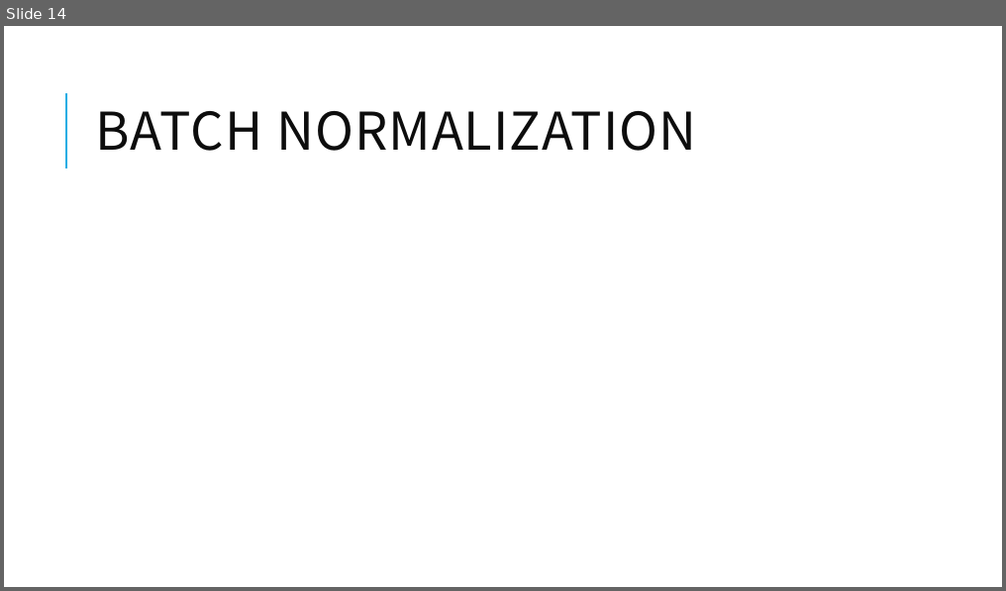
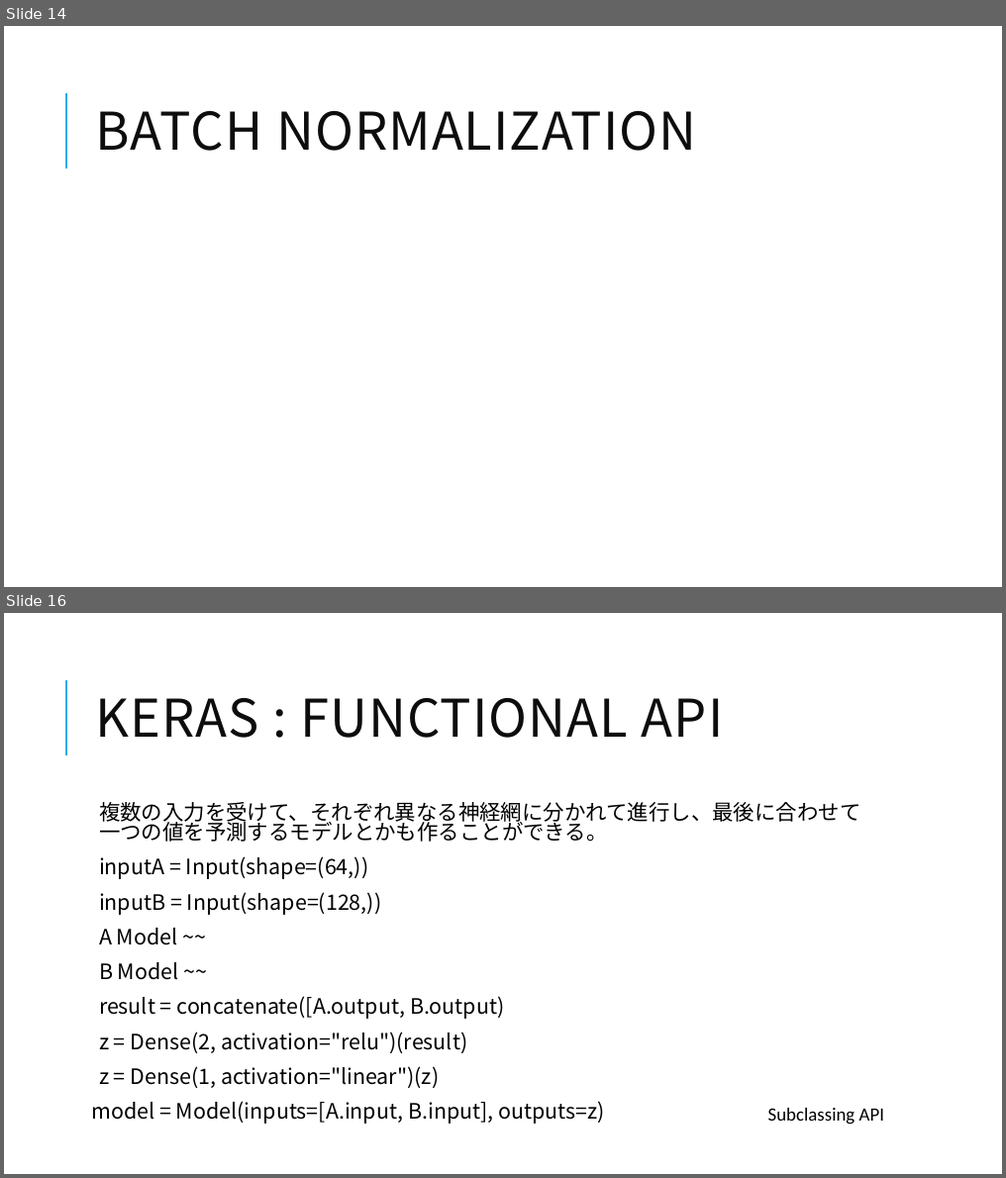
Before and after one commit to Sion1225/Study-Deeplearning-NLP, a slide deck: Presentation/ppt 7.pptx. Shown one above the other, each under a label of ours: slide 14 before the commit, slides 14 and 16 after it; the slides between them are not shown. The pictures are 1006x591 and 1006x1178 pixels, drawn with LibreOffice and Linux fonts; fonts in the diff are those of the drawing. Boxes give left, top, right and bottom in pixels: in the first picture for what was removed or moved away, otherwise in the second. Text is boxed around its words. In the diff, an @@ line names an element or a change of style, - is before the commit and + after.

Commit message:
Update ppt 7.pptx
22.12.22

```diff
--- a/Presentation/ppt 7.pptx
+++ b/Presentation/ppt 7.pptx
@@ slide 16 added at [4,613,1002,1174], background #FFFFFF; not listed: 1 template element that a slide beside it also shows @@
@@ title added at [95,698,724,738], 50 pt, text #0D0D0D @@
+KERAS : FUNCTIONAL API
@@ text added at [91,802,860,1124], 20.4 pt, text #000000 @@
+  複数の入力を受けて、それぞれ異なる神経網に分かれて進行し、最後に合わせて一つの値を予測するモデルとかも作ることができる。
+  inputA = Input(shape=(64,))
+  inputB = Input(shape=(128,))
+  A Model ~~
+  B Model ~~
+  result = concatenate([A.output, B.output)
+  z = Dense(2, activation="relu")(result)
+  z = Dense(1, activation="linear")(z)
+model = Model(inputs=[A.input, B.input], outputs=z)
@@ text added at [768,1108,884,1125], 18 pt, text #000000 @@
+Subclassing API
```
Also in this commit, not shown: 1 other slide added.
